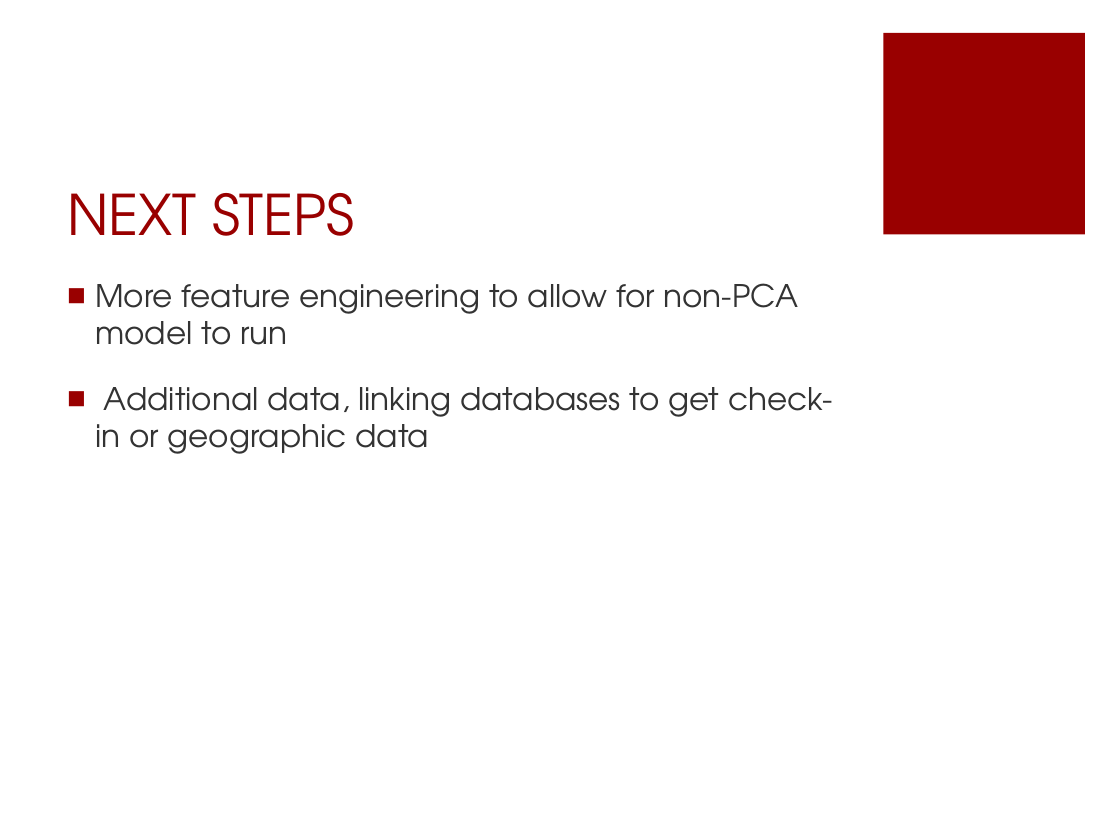
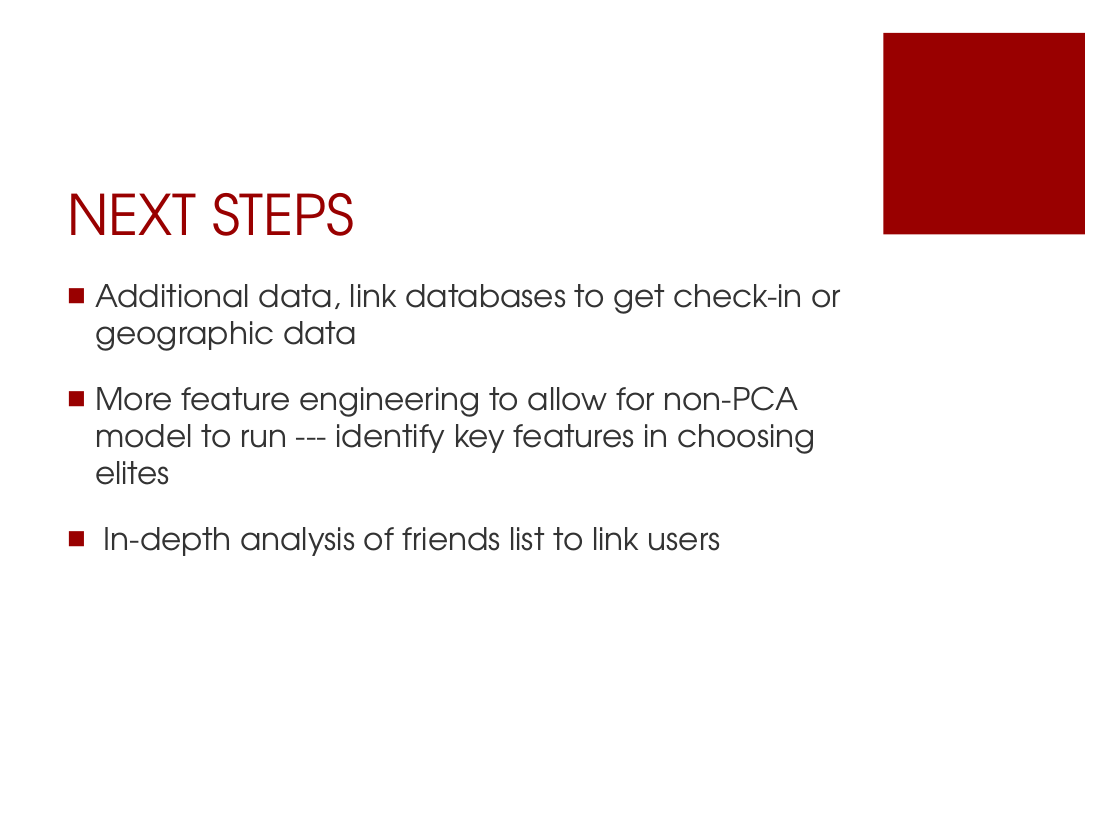
Before and after one commit to chc610/DAT_SF_18, a slide deck: slide 11 of final_project/Yelp_final.pptx (slide 8 before the commit). Drawn at 1120x840 pixels with LibreOffice and Linux fonts; fonts in the diff are those of the drawing. Boxes give left, top, right and bottom in pixels: in the first picture for what was removed or moved away, otherwise in the second. Text is boxed around its words. In the diff, an @@ line names an element or a change of style, - is before the commit and + after.

```diff
--- a/final_project/Yelp_final.pptx
+++ b/final_project/Yelp_final.pptx
@@ text at <box>95,284,842,556</box>: text changed @@
-■ More feature engineering to allow for non-PCA model to run
-■ Additional data, linking databases to get check-in or geographic data
+■ Additional data, link databases to get check-in or geographic data
+■ More feature engineering to allow for non-PCA model to run --- identify key features in choosing elites
+■ In-depth analysis of friends list to link users
```
Also in this commit, not shown: 4 other slides changed, 3 slides added, 1 other file.
